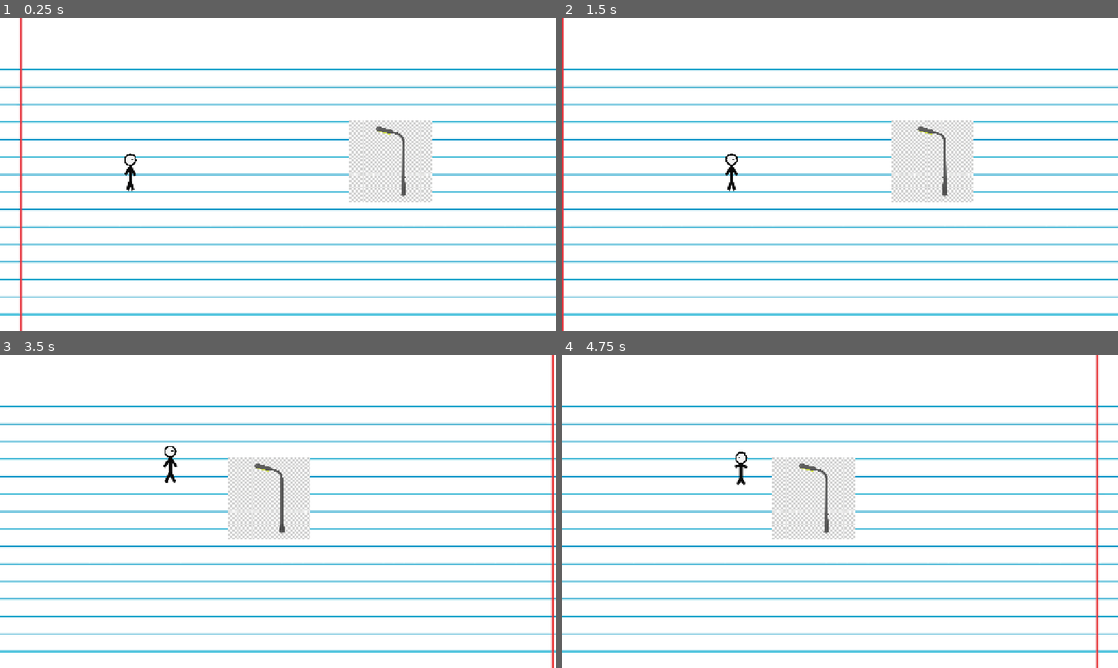
Above: before the commit, frames 1-4 (two rows, left to right).
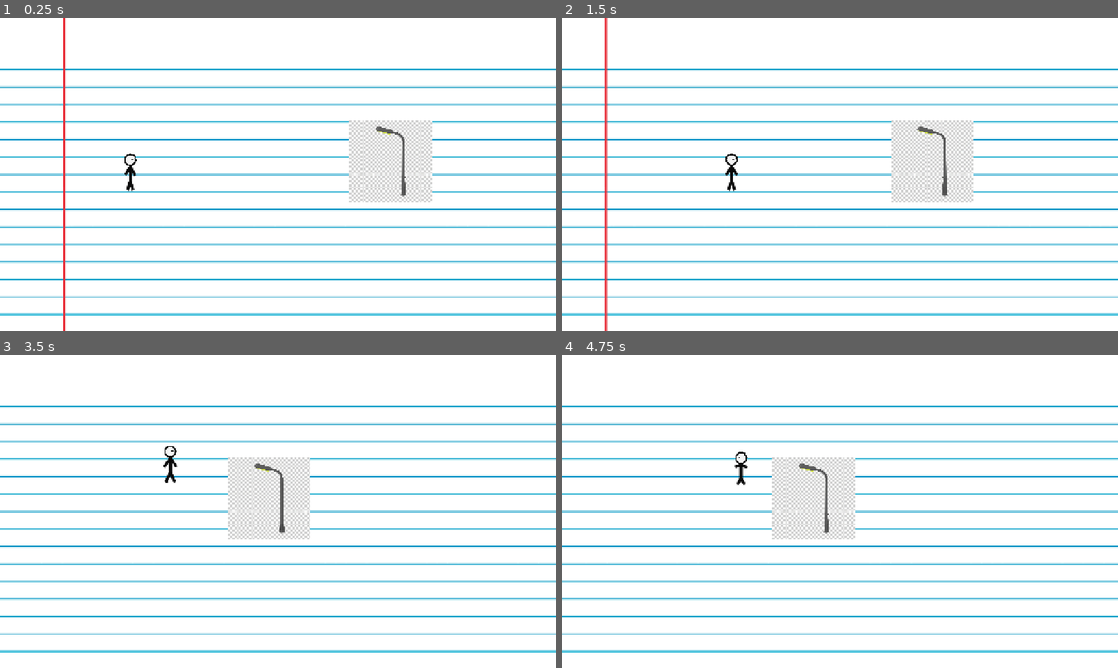
Above: after the commit, the same moments.

Repository: zamuuk13-sketch/TRY-HACKING-ME-NEW-
Game: Godot game, scene res://scenes/main.tscn
Two runs of this game, one before a commit and one after it. Both use one fixed random seed, a clock stepped at 60 frames per second and the inputs below.
Inputs:
- Up to frame 1 (0.25 s): no input
- Up to frame 2 (1.5 s): tap Enter at 0.5 s; hold C (crouch) 0.53-1.28 s; hold D (move_right) from 0.53 s (still down); tap Space (jump) at 0.77 s; tap Shift at 1.35 s
- Up to frame 3 (3.5 s): tap Space (jump) at 1.52, 3.02 s; release D (move_right) at 2.03 s; hold A (move_left) 2.03-2.78 s; hold C (crouch) 2.03-2.78 s; hold D (move_right) from 2.78 s (still down); tap Shift at 2.85 s
- Up to frame 4 (4.75 s): hold C (crouch) 3.53-4.28 s; tap Space (jump) at 3.77, 4.52 s; release D (move_right) at 4.28 s; hold A (move_left) from 4.28 s (still down); tap Shift at 4.35 s

The runs differ from the first frame. In frame 1, 0.8% of the frame differs, in the area x 3-12%, y 0-100%; in frame 2, 1.0%, in the area x 0-9%, y 0-100%; in frame 3, 0.6%; in frame 4, 0.6%.

Commit message:
fix: robust PNG loading for Level 01

Diff:
--- a/scripts/world.gd
+++ b/scripts/world.gd
@@ -1,11 +1,10 @@
 extends Node2D
 ## TRY HACKING ME NOW — Star 3 world foundation.
-## Level 01 usa as PNGs do proprio projeto e garante tamanho/posição em runtime.
+## Level 01 carrega os PNGs de forma robusta e garante que sejam visíveis.
 
 var level_01_completed := false
 var pole_path := NodePath("Level01/Environment/StreetPole_07")
 const LEVEL_01_RIGHT_EXIT_X := 1660.0
-
 const PAPER_PATH := "res://imageens/papel.png"
 const POLE_PATH := "res://imageens/poste (2).png"
 
@@ -17,74 +16,68 @@
 func _process(_delta: float) -> void:
 	if level_01_completed:
 		return
-
 	var player := get_parent().get_node_or_null("Player")
 	if player == null:
 		return
-
-	# O jogador precisa realmente sair pelo lado direito.
-	# O poste precisa ter sido removido ou ter a colisão desativada.
 	if player.global_position.x < LEVEL_01_RIGHT_EXIT_X:
 		return
 	if _pole_still_blocks_path():
 		return
-
 	level_01_completed = true
 	var game := get_parent()
 	if game and game.has_method("complete_level_01"):
 		game.complete_level_01()
 
+func _load_texture(path: String) -> Texture2D:
+	var texture := load(path) as Texture2D
+	if texture != null:
+		return texture
+	var absolute_path := ProjectSettings.globalize_path(path)
+	var image := Image.load_from_file(absolute_path)
+	if image == null or image.is_empty():
+		push_error("[ASSET] Falha ao carregar imagem: " + path)
+		return null
+	return ImageTexture.create_from_image(image)
+
 func _setup_image_background() -> void:
 	var background := get_node_or_null("PaperBackground") as Sprite2D
 	if background == null:
-		push_error("PaperBackground não existe na cena.")
+		push_error("[ASSET] PaperBackground não existe na cena.")
 		return
-
-	var texture := load(PAPER_PATH) as Texture2D
+	var texture := _load_texture(PAPER_PATH)
 	if texture == null:
-		push_error("Não foi possível carregar: " + PAPER_PATH)
 		return
-
 	background.texture = texture
-	background.position = Vector2(800.0, 360.0)
+	background.position = Vector2(900.0, 360.0)
 	background.z_index = -100
-
-	# Faz a folha ocupar praticamente toda a área da fase,
-	# independentemente da resolução original do PNG.
+	background.visible = true
+	background.modulate = Color.WHITE
 	var image_size := texture.get_size()
 	if image_size.x > 0.0 and image_size.y > 0.0:
 		background.scale = Vector2(1800.0 / image_size.x, 720.0 / image_size.y)
-
-	print("[ASSET] Papel carregado: ", PAPER_PATH, " | tamanho: ", image_size)
+	print("[ASSET OK] PAPEL: ", PAPER_PATH, " | ", image_size, " | escala ", background.scale)
 
 func _setup_pole_image() -> void:
 	var pole := get_node_or_null(pole_path)
 	if pole == null:
-		push_error("StreetPole_07 não existe na cena.")
+		push_error("[ASSET] StreetPole_07 não existe na cena.")
 		return
-
 	var sprite := pole.get_node_or_null("Sprite2D") as Sprite2D
 	if sprite == null:
-		push_error("Sprite2D do StreetPole_07 não existe.")
+		push_error("[ASSET] Sprite2D do poste não existe.")
 		return
-
-	var texture := load(POLE_PATH) as Texture2D
+	var texture := _load_texture(POLE_PATH)
 	if texture == null:
-		push_error("Não foi possível carregar: " + POLE_PATH)
 		return
-
 	sprite.texture = texture
-	sprite.position = Vector2.ZERO
-
-	# Mantém o poste em um tamanho visível e proporcional.
-	# O PNG pode ter qualquer resolução original.
+	sprite.visible = true
+	sprite.modulate = Color.WHITE
+	sprite.z_index = 10
 	var image_size := texture.get_size()
 	if image_size.x > 0.0 and image_size.y > 0.0:
 		var target_height := 190.0
-		var uniform_scale := target_height / image_size.y
-		sprite.scale = Vector2(uniform_scale, uniform_scale)
-
-	print("[ASSET] Poste carregado: ", POLE_PATH, " | tamanho: ", image_size, " | escala: ", sprite.scale)
+		sprite.scale = Vector2.ONE * (target_height / image_size.y)
+	print("[ASSET OK] POSTE: ", POLE_PATH, " | ", image_size, " | escala ", sprite.scale)
 
 func _pole_still_blocks_path() -> bool:
 	var pole := get_node_or_null(pole_path)
@@ -94,5 +87,4 @@
 	return shape != null and not shape.disabled
 
 func _draw() -> void:
-	# Os visuais principais são os PNGs carregados acima.
 	pass
